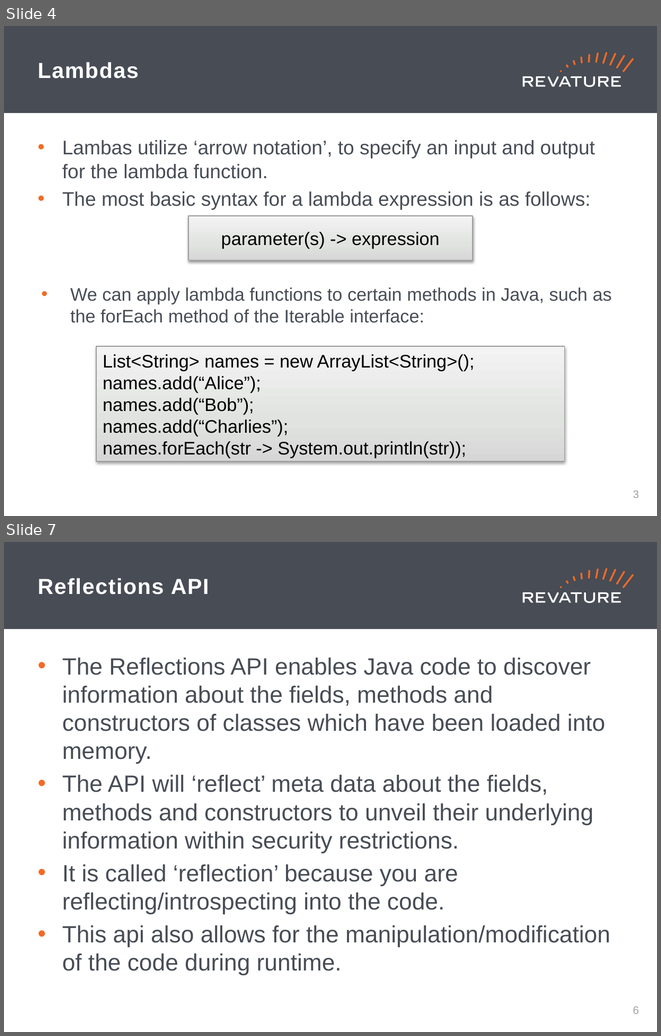
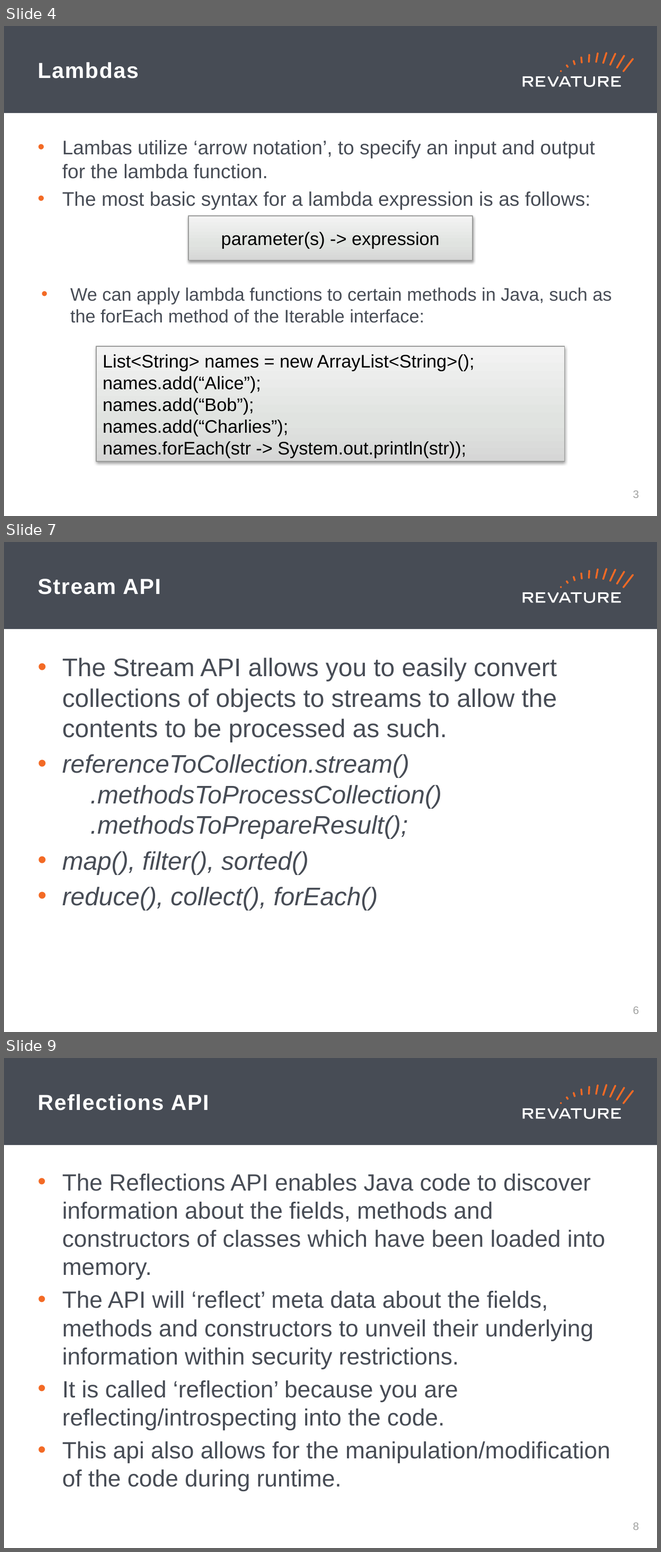
Before and after one commit to brynportella/RAP-210308, a slide deck: PPT/Day_30.pptx. Shown one above the other, each under a label of ours: slides 4 and 7 before the commit, slides 4, 7 and 9 after it; the slides between them are not shown. The pictures are 661x1036 and 661x1552 pixels, drawn with LibreOffice and Linux fonts; fonts in the diff are those of the drawing. Boxes give left, top, right and bottom in pixels: in the first picture for what was removed or moved away, otherwise in the second. Text is boxed around its words. In the diff, an @@ line names an element or a change of style, - is before the commit and + after.

```diff
--- a/PPT/Day_30.pptx
+++ b/PPT/Day_30.pptx
@@ slide 7 added at [4, 542, 657, 1032], background #FFFFFF; not listed: 19 template elements that a slide beside it also shows @@
@@ title added at [38, 579, 161, 594], 24 pt, text #FFFFFF, bold @@
+Stream API
@@ text added at [62, 658, 557, 910], 28 pt, text #474C55, italic @@
+• The Stream API allows you to easily convert collections of objects to streams to allow the contents to be processed as such.
+• referenceToCollection.stream()
+  .methodsToProcessCollection()
+  .methodsToPrepareResult();
+• map(), filter(), sorted()
+• reduce(), collect(), forEach()
@@ page number added at [633, 1006, 639, 1014], 12 pt, text #A0A1A0 @@
+6
@@ what was slide 7 is now slide 9 @@
@@ page number at [633, 1522, 639, 1530]: text changed @@
-6
+8
```
Also in this commit, not shown: 3 slides changed, 1 other slide added, 27 other files.
